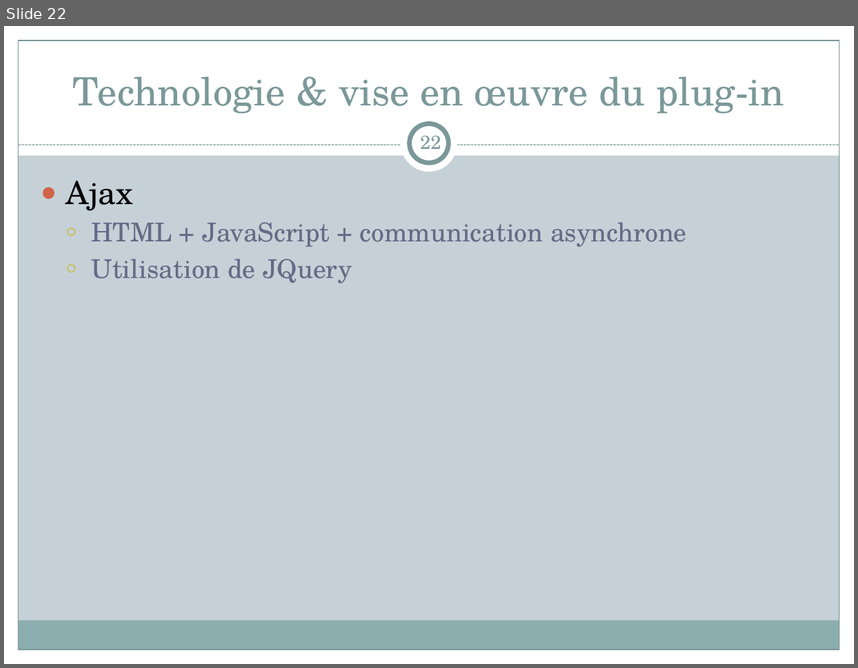
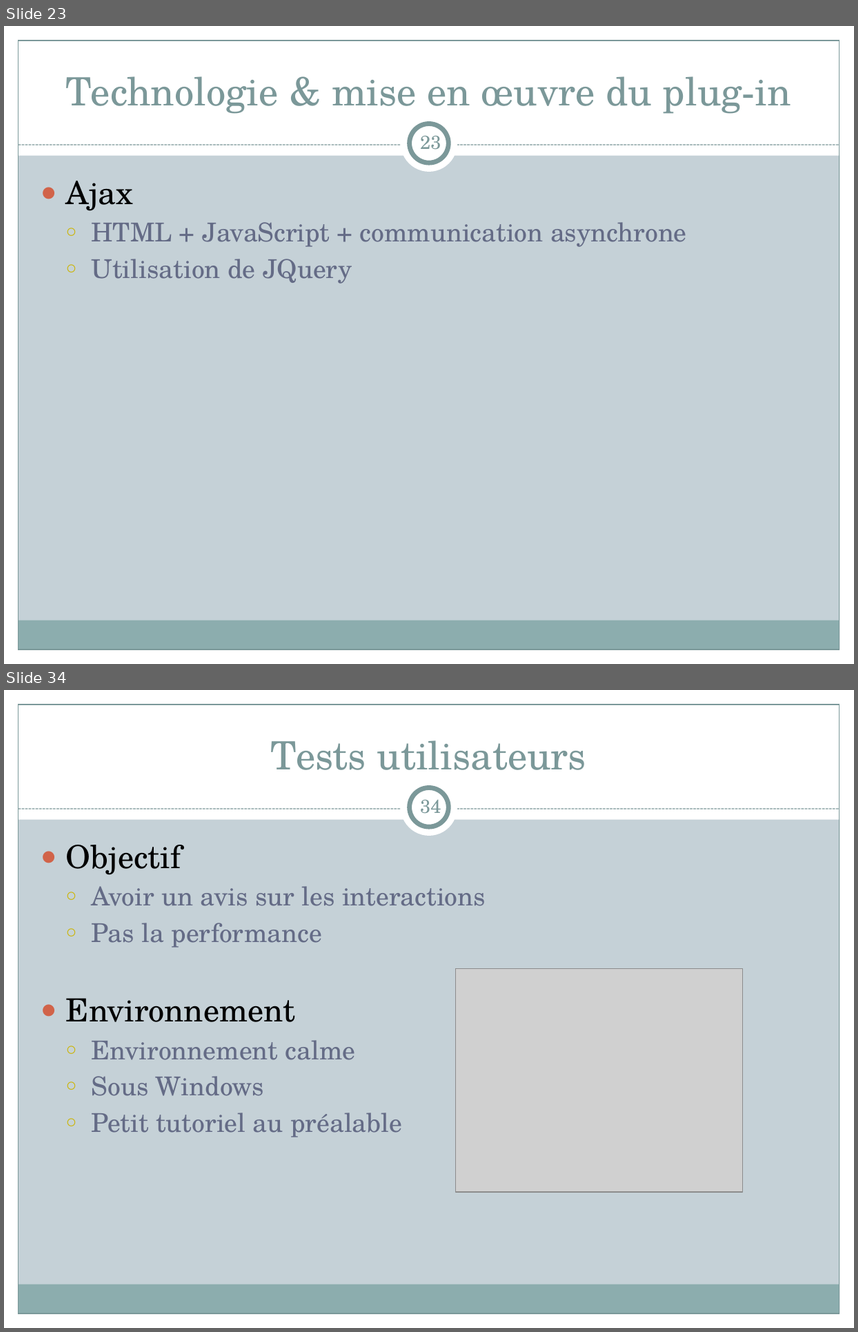
Before and after one commit to nicolasrn/pjtsyntshnr, a slide deck: wiki/HandiFox.pptx. Shown one above the other, each under a label of ours: slide 22 before the commit, slides 23 and 34 after it; the slides between them are not shown. The pictures are 858x668 and 858x1332 pixels, drawn with LibreOffice and Linux fonts; fonts in the diff are those of the drawing; grey boxes stand for pictures. Boxes give left, top, right and bottom in pixels: in the first picture for what was removed or moved away, otherwise in the second. Text is boxed around its words. In the diff, an @@ line names an element or a change of style, - is before the commit and + after.

```diff
--- a/wiki/HandiFox.pptx
+++ b/wiki/HandiFox.pptx
@@ slide 34 added at (4, 690, 854, 1328), background #C5D1D7; not listed: 9 template elements that a slide beside it also shows @@
@@ title added at (271, 740, 586, 770), 33 pt, text #7C999A @@
+Tests utilisateurs
@@ page number added at (420, 800, 441, 814), 16 pt, text #7C999A @@
+34
@@ text added at (66, 845, 486, 1137), 22 pt, text #646B86 @@
+● Objectif
+  ○ Avoir un avis sur les interactions
+  ○ Pas la performance
+● Environnement
+  ○ Environnement calme
+  ○ Sous Windows
+  ○ Petit tutoriel au préalable
@@ picture added at (455, 969, 743, 1192) @@
@@ what was slide 22 is now slide 23 @@
@@ slide 23 changed as well @@
@@ title at (66, 76, 791, 114): text changed @@
-Technologie & vise en œuvre du plug-in
+Technologie & mise en œuvre du plug-in
@@ page number at (420, 136, 441, 150): text changed @@
-22
+23
```
Also in this commit, not shown: 3 other slides changed, 20 other slides added.
